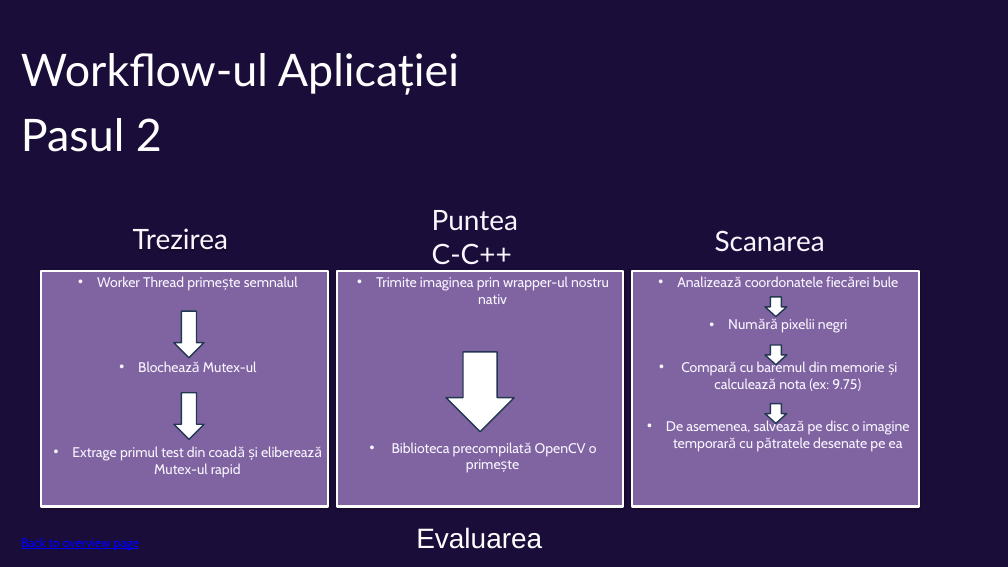
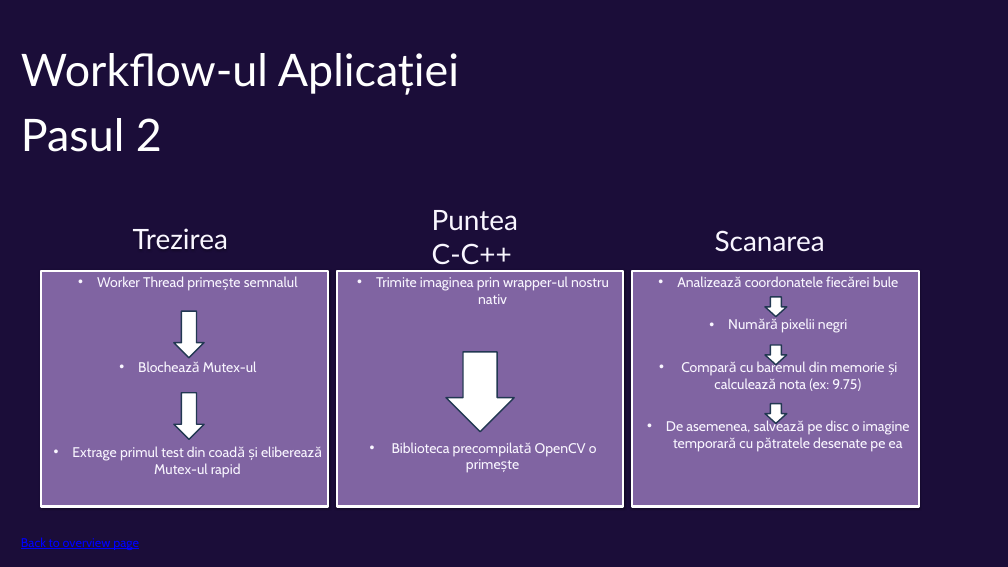
Before and after one commit to Nicu-2004/proiectpcd, a slide deck: slide 8 of PrezentarePCD.pptx. Drawn at 1008x567 pixels with LibreOffice and Linux fonts; fonts in the diff are those of the drawing; background and template pictures are left out. Boxes give left, top, right and bottom in pixels: in the first picture for what was removed or moved away, otherwise in the second. Text is boxed around its words. In the diff, an @@ line names an element or a change of style, - is before the commit and + after.

```diff
--- a/PrezentarePCD.pptx
+++ b/PrezentarePCD.pptx
@@ text removed at box(416, 527, 542, 549) @@
-Evaluarea
```
Also in this commit, not shown: 4 other slides changed.
